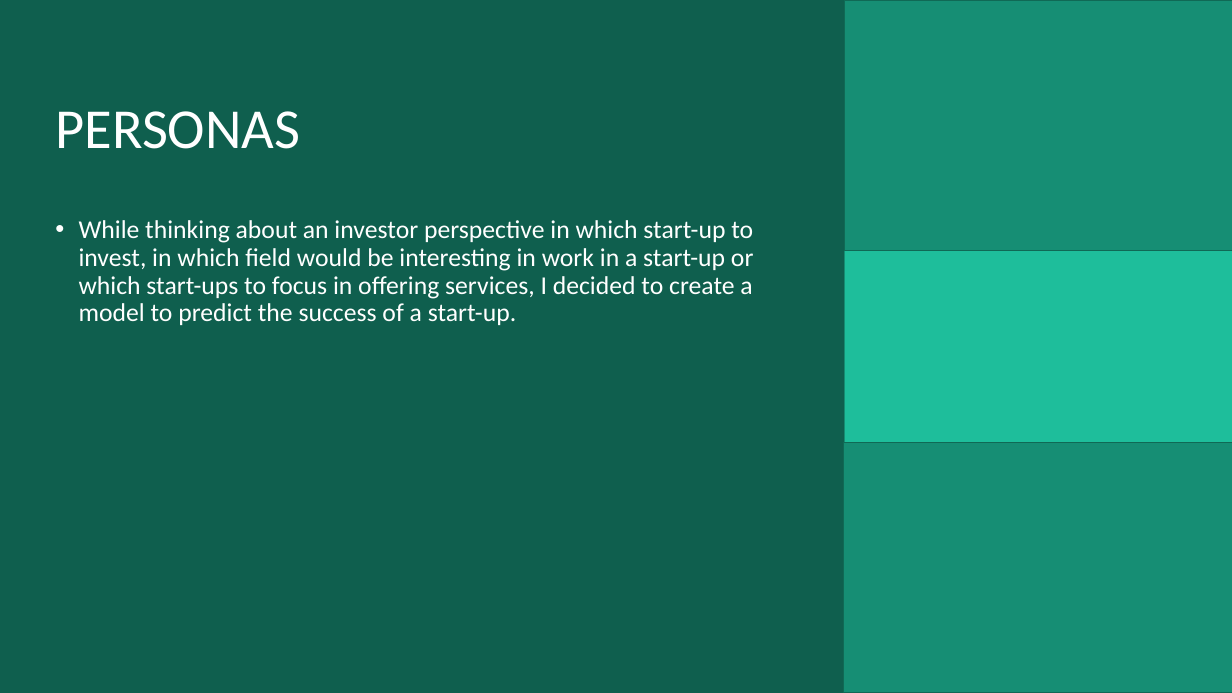
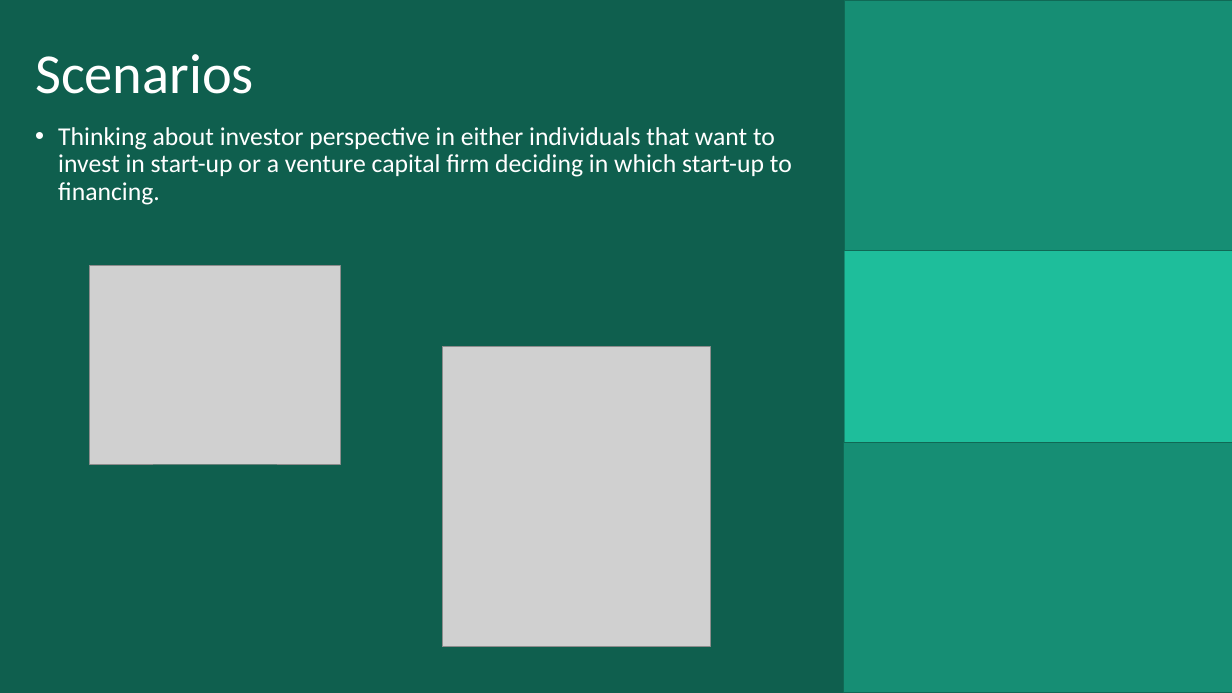
Before and after one commit to Paulabvc/startups_project, a slide deck: slide 3 of Final_project_startup/Presentation/final_startup.pptm. Drawn at 1232x693 pixels with LibreOffice and Linux fonts; fonts in the diff are those of the drawing; grey boxes stand for pictures; background and template pictures are left out. Boxes give left, top, right and bottom in pixels: in the first picture for what was removed or moved away, otherwise in the second. Text is boxed around its words. In the diff, an @@ line names an element or a change of style, - is before the commit and + after.

```diff
--- a/Final_project_startup/Presentation/final_startup.pptm
+++ b/Final_project_startup/Presentation/final_startup.pptm
@@ title at (x1=35, y1=54, x2=254, y2=94): text changed @@
-PERSONAS
+Scenarios
@@ text at (x1=58, y1=127, x2=792, y2=205): text changed @@
-• While thinking about an investor perspective in which start-up to invest, in which field would be interesting in work in a start-up or which start-ups to focus in offering services, I decided to create a model to predict the success of a start-up.
+• Thinking about investor perspective in either individuals that want to invest in start-up or a venture capital firm deciding in which start-up to financing.
@@ picture added at (x1=90, y1=265, x2=340, y2=464) @@
@@ picture added at (x1=443, y1=347, x2=711, y2=647) @@
```
Also in this commit, not shown: 3 other slides changed, 5 slides added, 1 slide removed, 3 other files.
